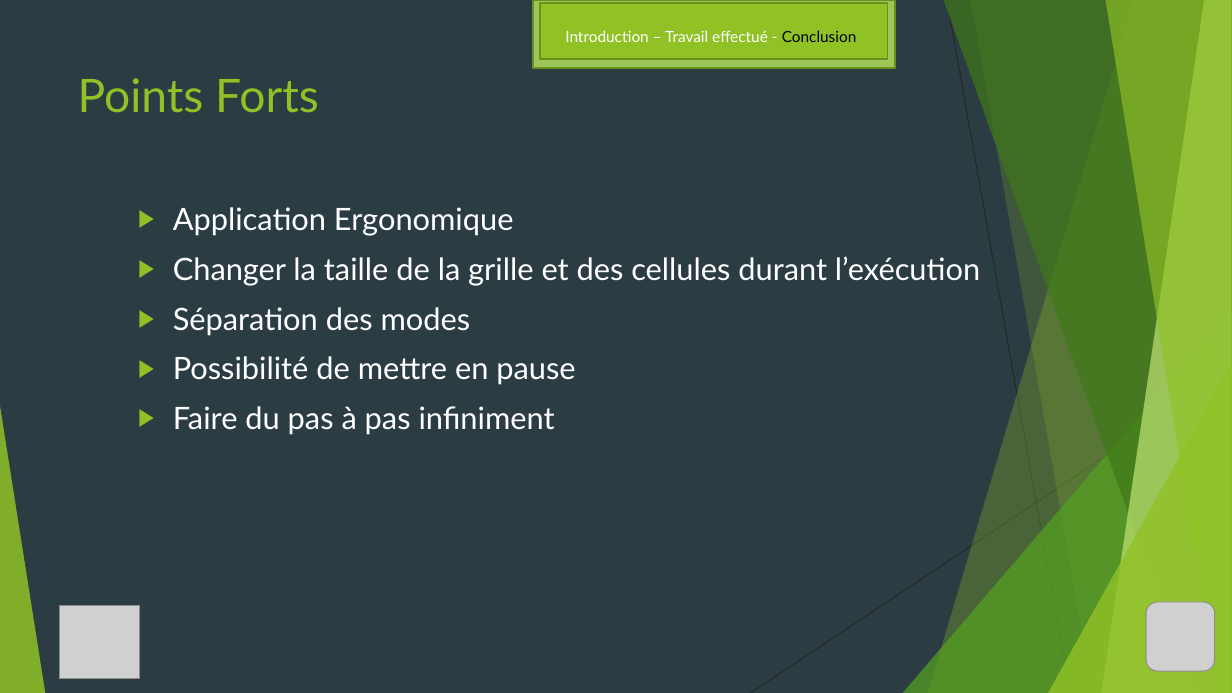
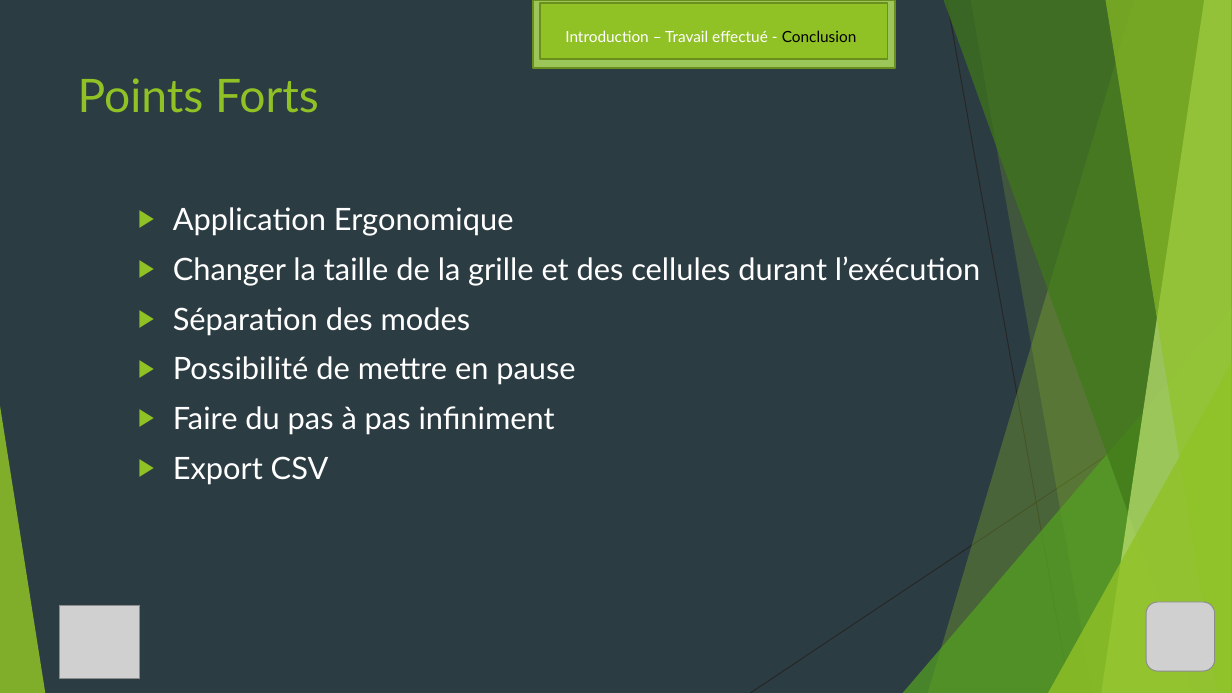
Before and after one commit to sidewinder94/j-sim-forest, a slide deck: slide 7 of Documentation/ppt_soutenance.pptx. Drawn at 1232x693 pixels with LibreOffice and Linux fonts; fonts in the diff are those of the drawing; grey boxes stand for pictures. Boxes give left, top, right and bottom in pixels: in the first picture for what was removed or moved away, otherwise in the second. Text is boxed around its words. In the diff, an @@ line names an element or a change of style, - is before the commit and + after.

Commit message:
Mise des points forts

```diff
--- a/Documentation/ppt_soutenance.pptx
+++ b/Documentation/ppt_soutenance.pptx
@@ text at [173, 456, 329, 485]: paragraph added @@
+▶ Export CSV
```
Also in this commit, not shown: 3 other slides changed.
